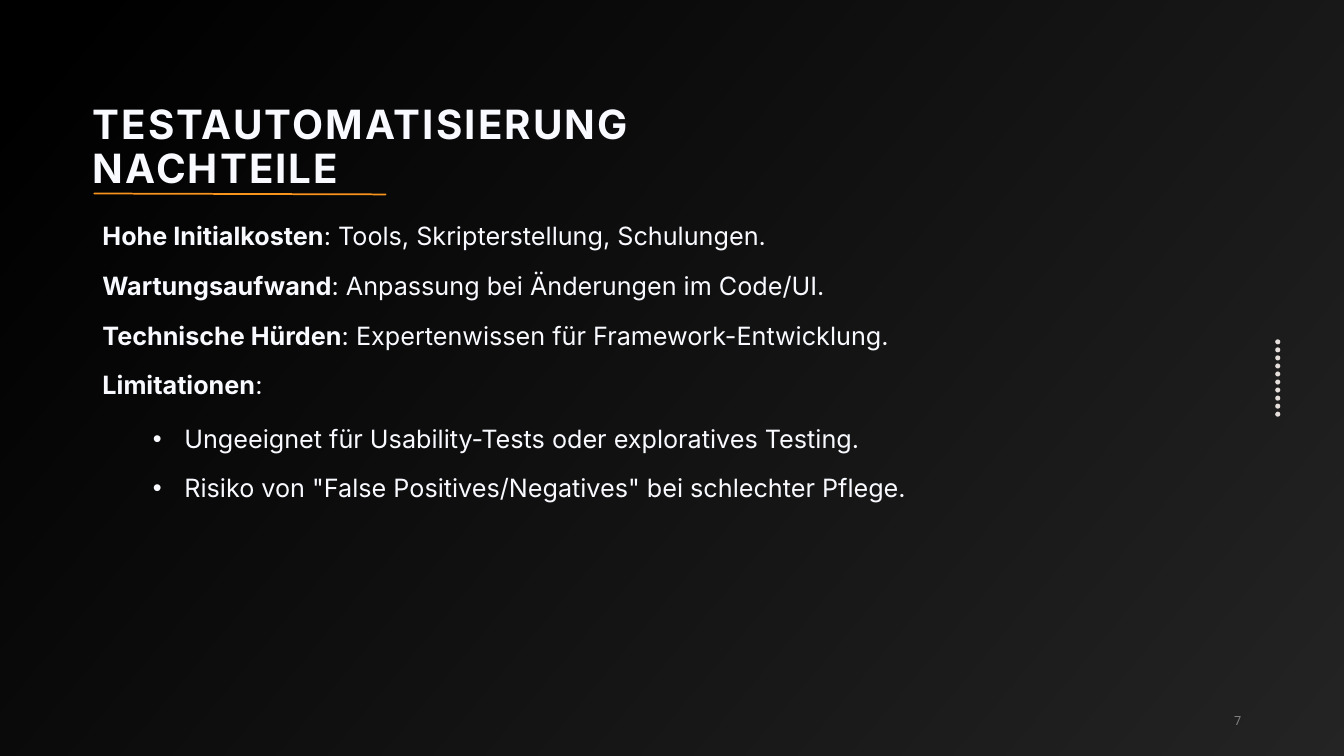
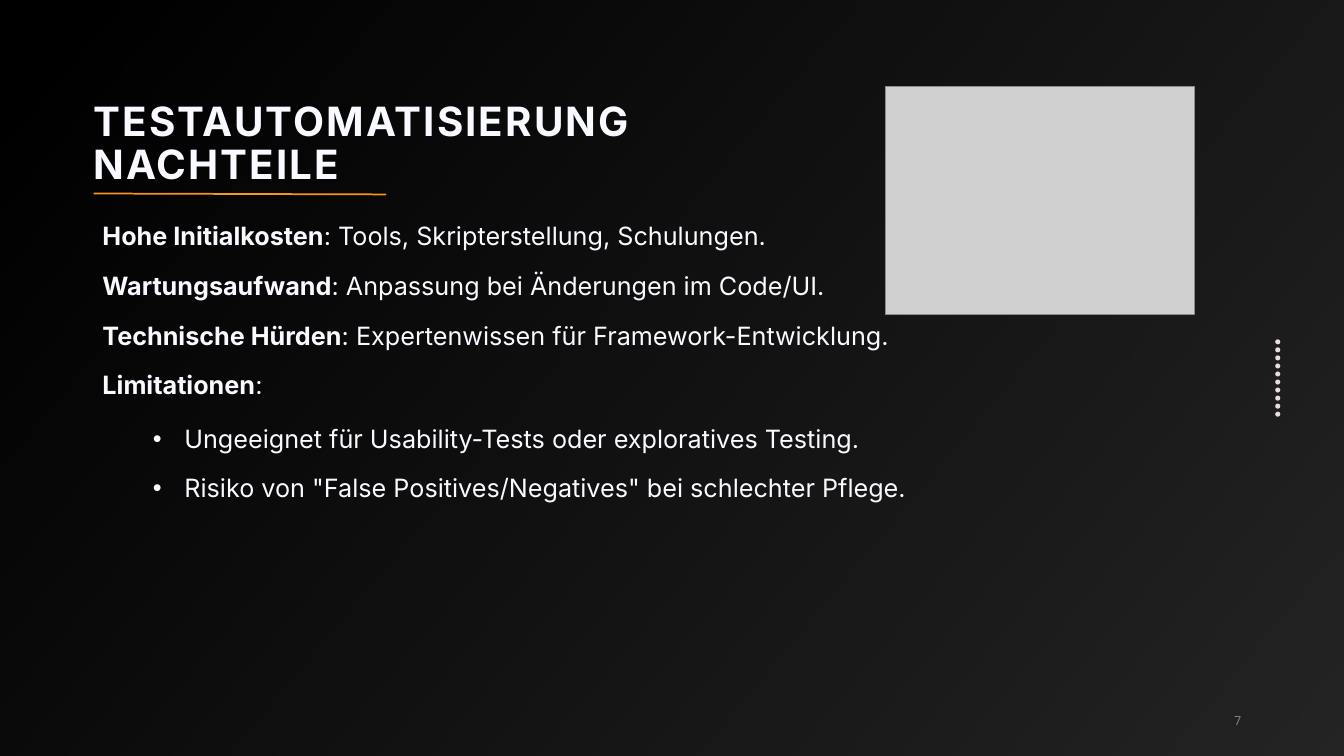
Before and after one commit to 1dah/ali_exam, a slide deck: slide 7 of Präsentation/SDLC Präsentation.pptx. Drawn at 1344x756 pixels with LibreOffice and Linux fonts; fonts in the diff are those of the drawing; grey boxes stand for pictures. Boxes give left, top, right and bottom in pixels: in the first picture for what was removed or moved away, otherwise in the second. Text is boxed around its words. In the diff, an @@ line names an element or a change of style, - is before the commit and + after.

```diff
--- a/Präsentation/SDLC Präsentation.pptx
+++ b/Präsentation/SDLC Präsentation.pptx
@@ picture added at bbox=[886, 87, 1195, 315] @@
@@ title "TESTAUTOMATISIERUNG NACHTEILE": place and size @@
-title "TESTAUTOMATISIERUNG NACHTEILE" at bbox=[93, 109, 628, 184]
+title "TESTAUTOMATISIERUNG NACHTEILE" at bbox=[94, 106, 629, 180]
```
Also in this commit, not shown: 5 other slides changed.
